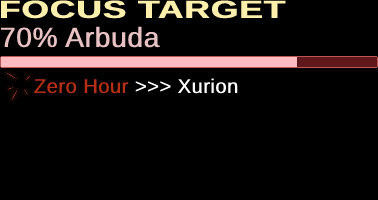
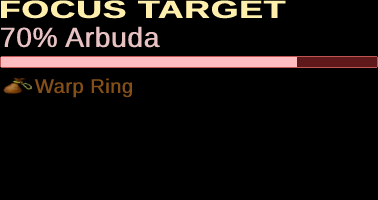
Layers edited between the first and the second w=378, h=200 image:
hid group "tp" (1st of 2, in "abilities and spells") (36 layers) over bbox(3, 69, 238, 103)
added group "item" (1st of 2, in "abilities and spells") with 2 layers in group "abilities and spells" over bbox(3, 77, 132, 98)
added layer "item" (2nd of 2, in "abilities and spells" › "item") in group "item" over bbox(3, 77, 32, 95)
added layer "Warp Ring" in group "item" over bbox(34, 78, 132, 98)
